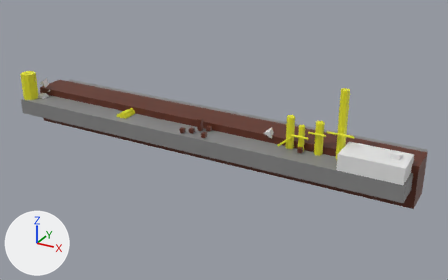
The glTF model assets/map_forest.gltf: old version first, new version second.
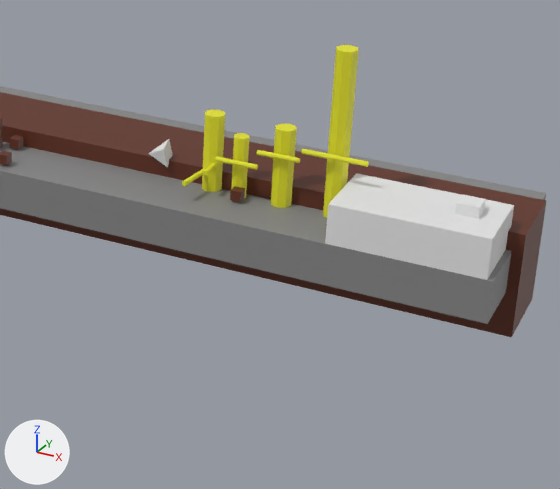
The first picture shows the older version from a camera (50 mm lens) standing at (119.8, -118.4, 58.3) and looking at (51.9, 5.1, -3.5). The close-ups show both versions on the part from 45% to 97% of the width and 25% to 97% of the height of that picture. The lights are fixed; the arrows at lower left show +X, +Y and +Z. Where no turn or scale is listed for an object, it has been applied to the vertices.

Names of what the first close-up shows: 'Box.008', 'Flora', 'Ground', 'Ground.007', 'Obstacle_Branch.001', 'Obstacle_Branch.002', 'Obstacle_Branch.003', 'Obstacle_Branch.004', 'Obstacle_Branch.005', 'Spawn_Bird', 'Tree.002', 'Tree.029', 'Tree.030', 'Tree.031'.
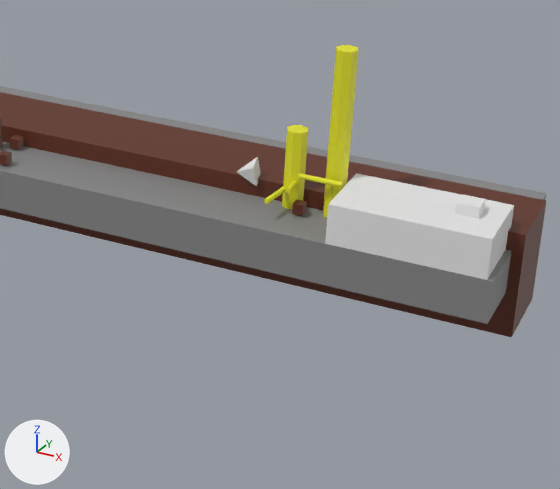
What changed in the scene script:
```text
Remove ob_tree_029:
    ob_tree_029 = bpy.data.objects.new('Tree.029', me_cylinder_029)
    ob_tree_029.location = (73.64, 1.22, -0.06)
Remove ob_tree_030:
    ob_tree_030 = bpy.data.objects.new('Tree.030', me_cylinder_030)
    ob_tree_030.location = (77.67, 1.58, -0.57)
Change ob_tree_002:
    ob_tree_002.location: (70.71, 1.75, -0.58) -> (78.71, 1.75, -0.58)
Change ob_obstacle_branch_002:
    ob_obstacle_branch_002.location: (70.04, -0.62, 1.94) -> (78.04, -0.62, 1.94)
Change ob_obstacle_branch_001:
    ob_obstacle_branch_001.location: (71.14, -0.01, 2.67) -> (79.14, -0.01, 2.67)
Change ob_obstacle_branch_003:
    ob_obstacle_branch_003.location: (73.71, -0.04, 3.85) -> (81.71, -0.04, 3.85)
Remove ob_obstacle_branch_004:
    ob_obstacle_branch_004 = bpy.data.objects.new('Obstacle_Branch.004', me_cylinder_099)
    ob_obstacle_branch_004.location = (77.55, 0.25, 5.17)
Remove ob_obstacle_branch_005:
    ob_obstacle_branch_005 = bpy.data.objects.new('Obstacle_Branch.005', me_cylinder_100)
    ob_obstacle_branch_005.location = (82.82, 0.0, 6.24)
Change ob_spawn_bird:
    ob_spawn_bird.location: (65.0, 2.0, 2.25) -> (74.0, 2.0, 2.25)
Change ob_box_008:
    ob_box_008.location: (74.0, 0.0, 0.75) -> (80.0, 0.0, 0.75)
```

Boxes (x1, y1, x2, y2) around the edits, measured in the close-ups (560 x 489 px):
'Tree.002', moved
    before: (202, 109, 225, 192)
    after: (282, 125, 308, 209)
'Tree.030', deleted (yellow)
    before: (271, 123, 297, 208)
'Tree.029', deleted (yellow)
    before: (231, 133, 249, 198)
'Spawn_Bird', moved
    before: (148, 139, 172, 167)
    after: (237, 157, 261, 186)
'Obstacle_Branch.003', moved
    before: (215, 156, 258, 170)
    after: (298, 173, 343, 187)
'Box.008', moved
    before: (230, 186, 245, 202)
    after: (292, 199, 307, 216)
'Obstacle_Branch.005', deleted
    before: (301, 149, 369, 167)
'Obstacle_Branch.002', moved
    before: (182, 168, 205, 186)
    after: (264, 185, 287, 204)
'Obstacle_Branch.004', deleted
    before: (256, 150, 300, 163)
'Obstacle_Branch.001', moved
    before: (203, 163, 216, 176)
    after: (285, 180, 298, 193)
